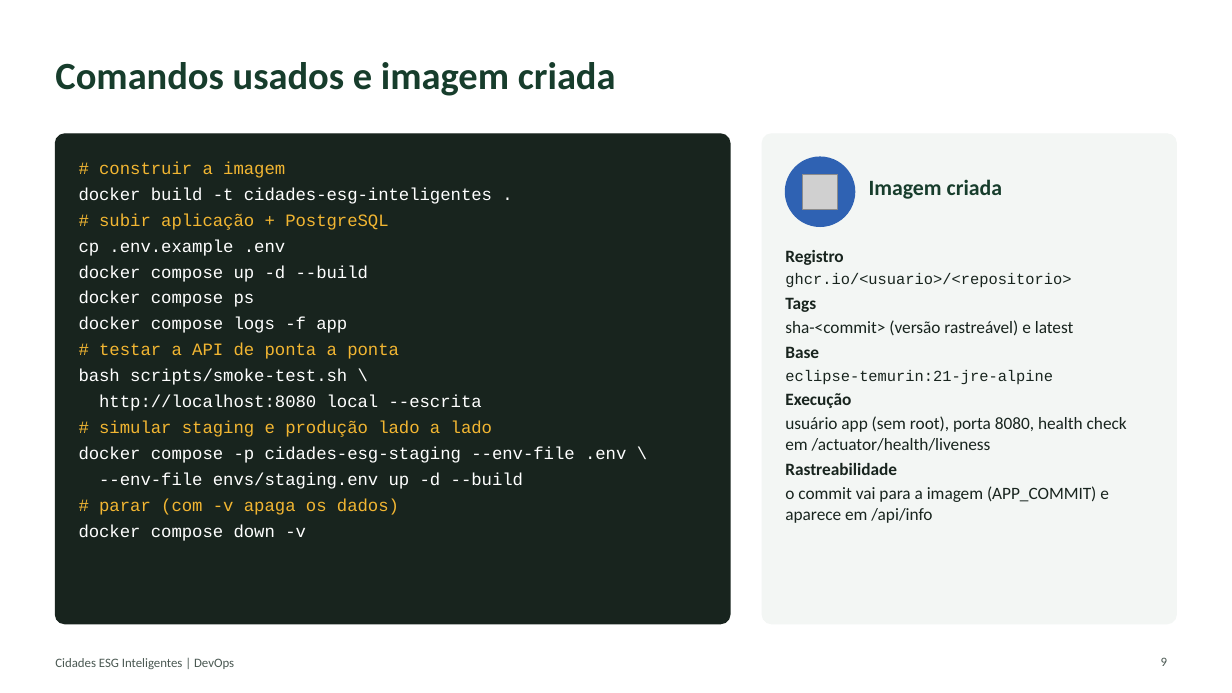
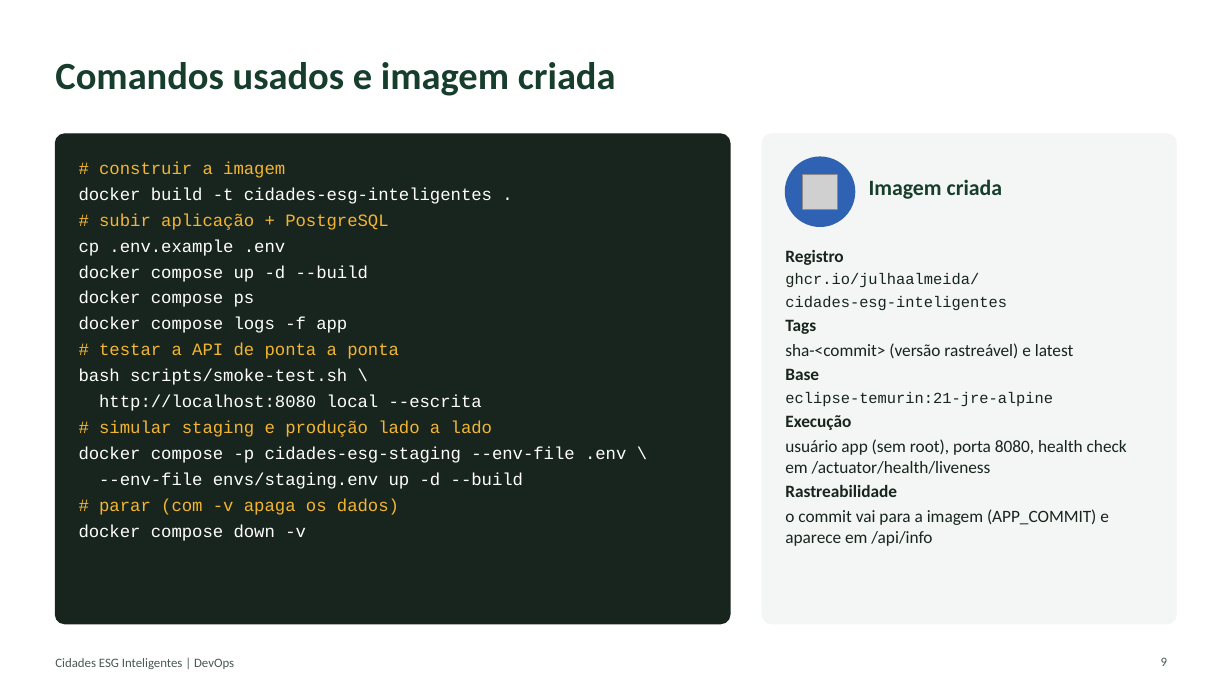
Before and after one commit to Julhaalmeida/cidades-esg-inteligentes, a slide deck: slide 9 of docs/Documentacao-Tecnica-Cidades-ESG.pptx. Drawn at 1232x693 pixels with LibreOffice and Linux fonts; fonts in the diff are those of the drawing; grey boxes stand for pictures. Boxes give left, top, right and bottom in pixels: in the first picture for what was removed or moved away, otherwise in the second. Text is boxed around its words. In the diff, an @@ line names an element or a change of style, - is before the commit and + after.

```diff
--- a/docs/Documentacao-Tecnica-Cidades-ESG.pptx
+++ b/docs/Documentacao-Tecnica-Cidades-ESG.pptx
@@ text at box(785, 273, 1007, 310): text changed @@
-ghcr.io/<usuario>/<repositorio>
+ghcr.io/julhaalmeida/
+cidades-esg-inteligentes
```
Also in this commit, not shown: 8 other slides changed, 16 other files.
